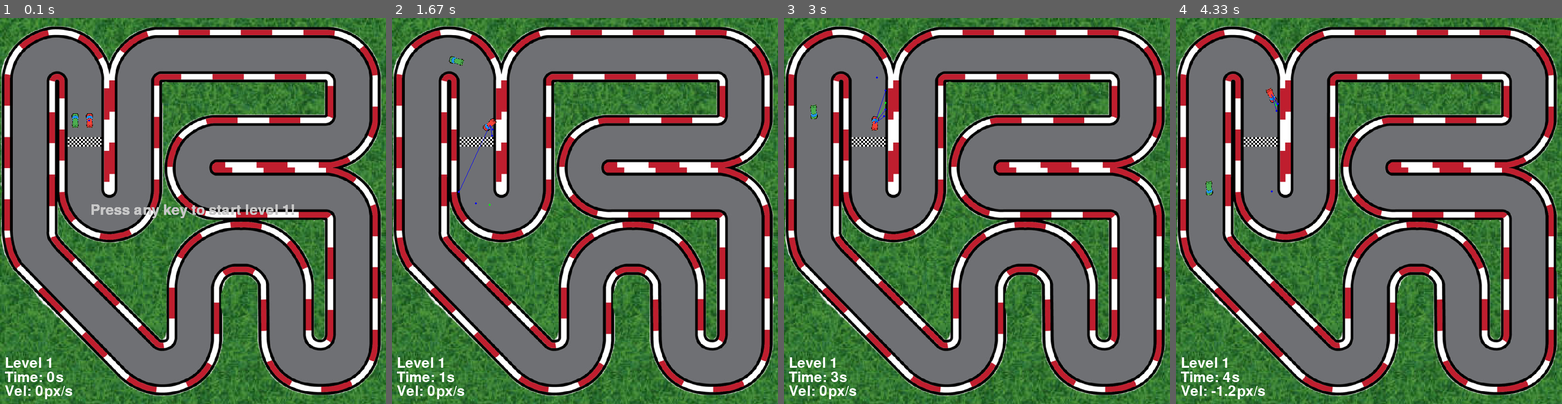
Above: before the commit, frames 1-4 (left to right).
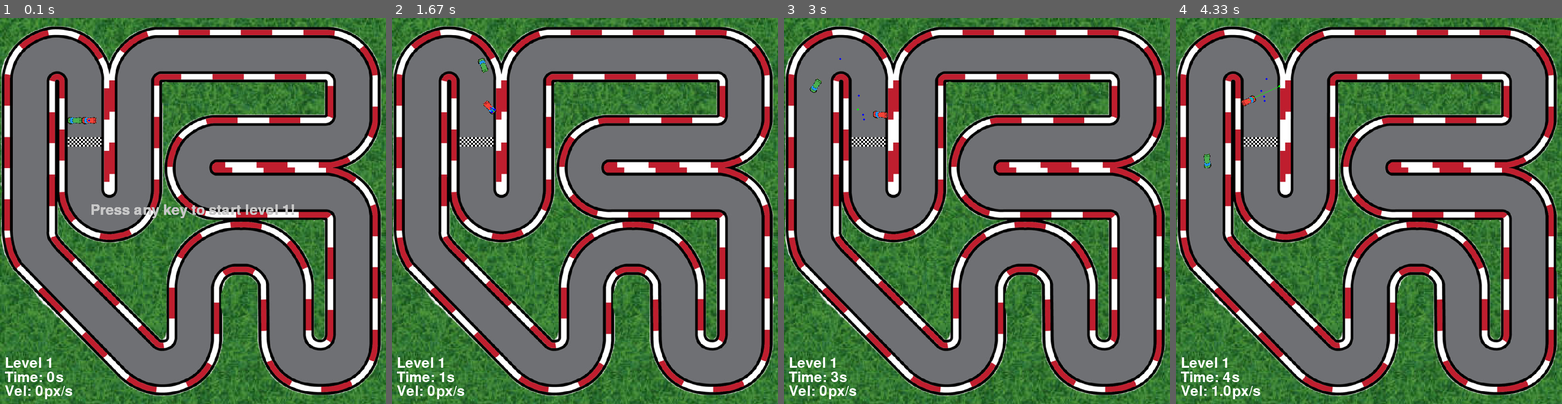
Above: after the commit, the same moments.

Repository: pedromello/ml-pygame
Game: pygame game, started from main.py
The game is run twice, just before and just after one commit, with the same random seed, the same clock (stepped at 60 frames per second) and the same inputs.
Inputs:
- Up to frame 1 (0.1 s): no input
- Up to frame 2 (1.67 s): hold D 0.33-0.8 s; hold W 0.83-1.13 s; hold D 1.17-1.63 s
- Up to frame 3 (3 s): hold A 1.67-2.2 s; hold S 2.23-2.53 s; hold A 2.57-2.97 s
- Up to frame 4 (4.33 s): hold W 3-3.37 s; hold D 3.4-4.03 s; hold S from 4.07 s (still down)

The runs differ from the first frame. In frame 1, 0.2% of the frame differs, in the area x 17-25%, y 24-29%; in frame 2, 0.3%; in frame 3, 0.3%; in frame 4, 0.5%, in the area x 7-28%, y 15-99%.

Commit message:
get_distance_array para receber o array com as distancias

Diff:
--- a/main.py
+++ b/main.py
@@ -66,7 +66,7 @@
         self.max_vel = max_vel
         self.vel = 0
         self.rotation_vel = rotation_vel
-        self.angle = 0
+        self.angle = 90
         self.x, self.y = self.START_POS
         self.acceleration = 0.1
 
@@ -154,7 +154,10 @@
             pygame.draw.line(win, self.color, (car.x + CAR_WIDTH/2, car.y + CAR_HEIGHT/2), (self.x, self.y), 1)
             pygame.display.update()
 
-
+    def get_distance_from_poi(self, car):
+        if self.last_poi is None:
+            return -1
+        return math.sqrt((car.x - self.last_poi[0])**2 + (car.y - self.last_poi[1])**2)
 
 
 class PlayerCar(AbstractCar):
@@ -180,12 +183,16 @@
     def sensorControl(self):
         #print(contains(self.sensors, lambda x: x.hit))
 
-        if(not contains(self.sensors, lambda x: x.fired)):
-            for bullet in self.sensors:
+
+        for bullet in self.sensors:
+            if not bullet.fired:
                 bullet.fire(self)
 
         for bullet in self.sensors:
             bullet.move()
+
+    def get_distance_array(self):
+        return [bullet.get_distance_from_poi(self) for bullet in self.sensors]
 
 
 class ComputerCar(AbstractCar):
@@ -290,8 +297,6 @@
     if keys[pygame.K_s]:
         moved = True
         player_car.move_backward()
-    if keys[pygame.K_SPACE]:
-        player_car.fireSensors()
 
     if not moved:
         player_car.reduce_speed()
@@ -362,6 +367,8 @@
     handle_collision(player_car, computer_car, game_info)
     player_car.sensorControl()
 
+    print(player_car.get_distance_array())
+
     if game_info.game_finished():
         blit_text_center(WIN, MAIN_FONT, "You won the game!")
         pygame.time.wait(5000)
